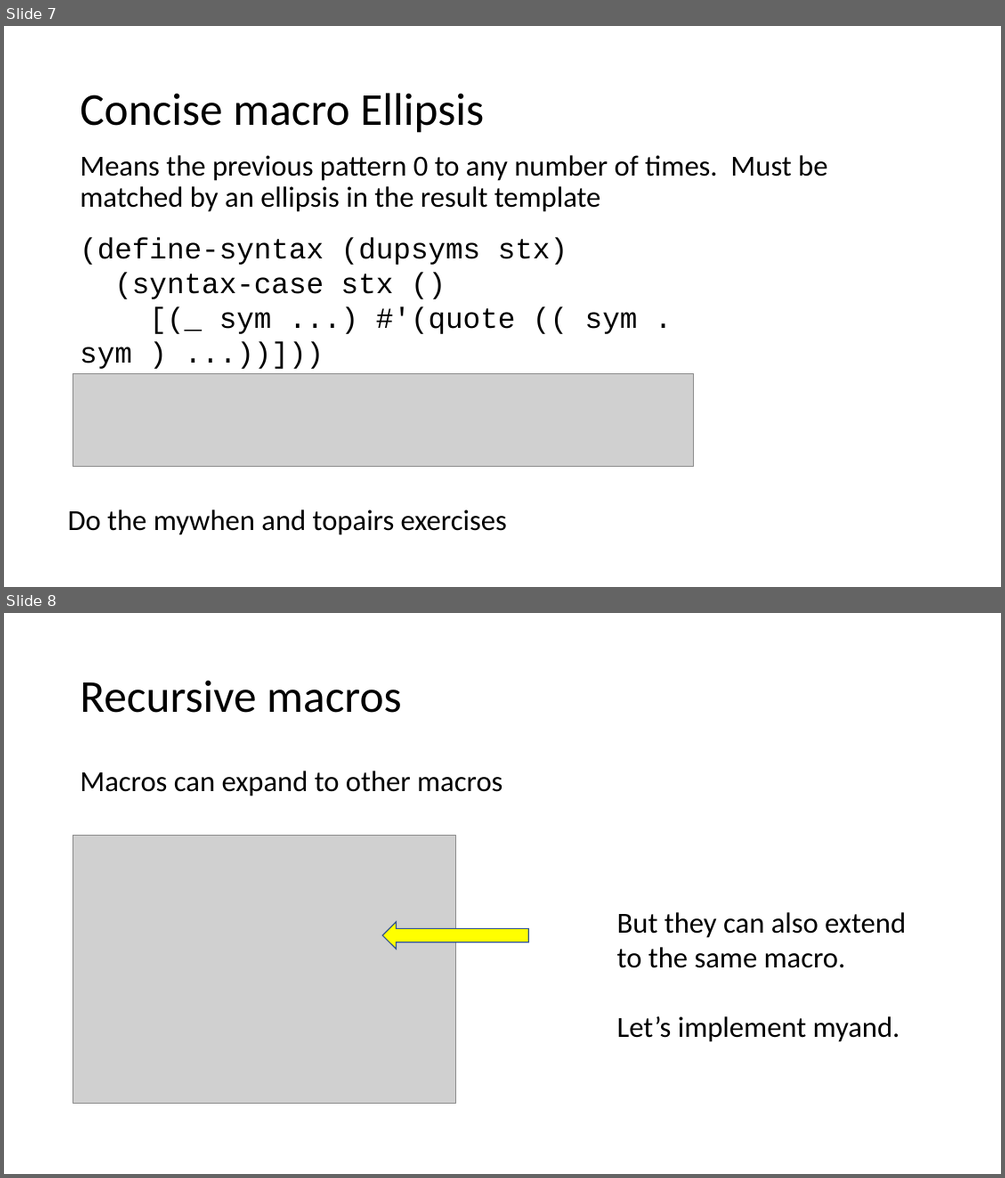
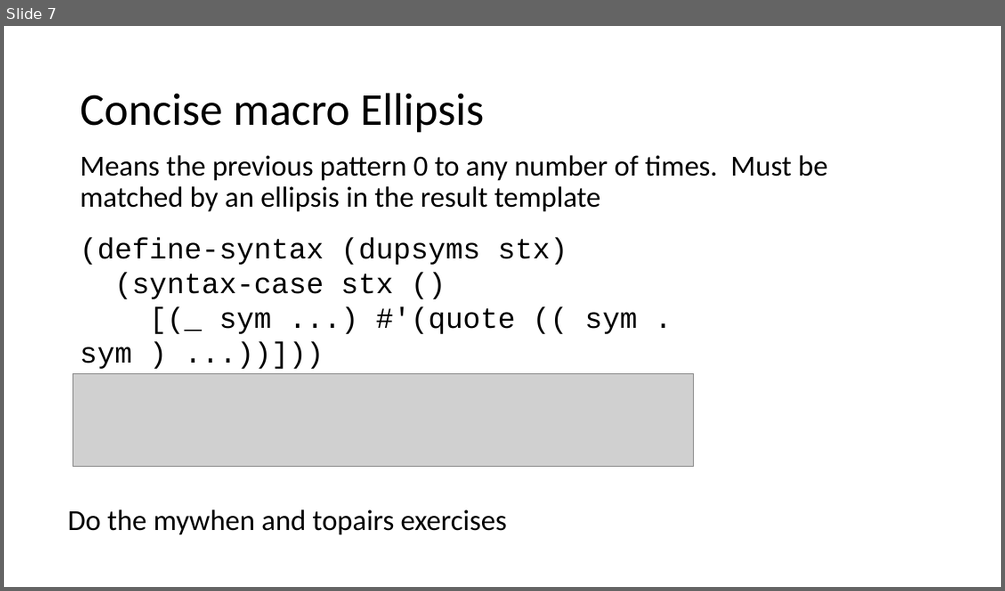
Before and after one commit to RHIT-CSSE/csse304, a slide deck: ClassMaterials/Macros1/Macros.pptx. Shown one above the other, each under a label of ours: slides 7 and 8 before the commit, slide 7 after it. The pictures are 1005x1178 and 1005x591 pixels, drawn with LibreOffice and Linux fonts; fonts in the diff are those of the drawing; grey boxes stand for pictures. Boxes give left, top, right and bottom in pixels: in the first picture for what was removed or moved away, otherwise in the second. Text is boxed around its words. In the diff, an @@ line names an element or a change of style, - is before the commit and + after.

Commit message:
moving stuff between macro assignments

```diff
--- a/ClassMaterials/Macros1/Macros.pptx
+++ b/ClassMaterials/Macros1/Macros.pptx
@@ slide 8 removed at (4,613,1001,1174), background #FFFFFF @@
@@ title removed at (80,680,401,713) @@
-Recursive macros
@@ text removed at (80,771,502,796) @@
-Macros can expand to other macros
@@ picture removed at (73,835,455,1103) @@
@@ right arrow removed at (382,922,528,949) @@
@@ text removed at (617,912,906,1042) @@
-But they can also extend to the same macro.
-Let’s implement myand.
```
Also in this commit, not shown: 2 other slides removed, 5 other files.
